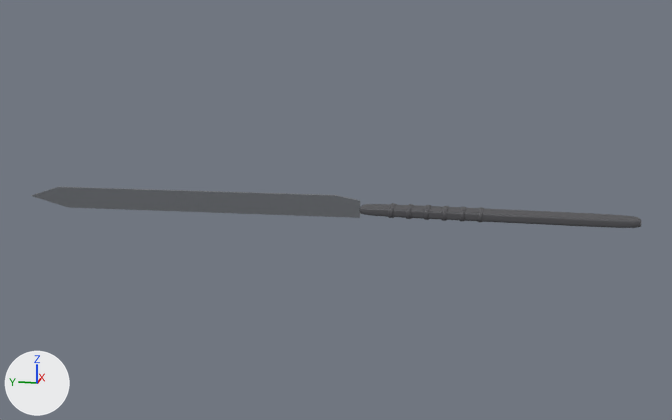
Renders of the glTF model assets/models/tools/switchblade.glb from each side of a commit.
Rendered twice from a camera (50 mm lens) standing at (-0.411, -0.036, 0.102) and looking at (0.001, 0.047, -0.001). Lighting does not change. The marker at lower left points along +X, +Y and +Z. The older version comes first. Vertices at exactly the same position are counted once.

Script lines for the objects in view, before the commit:
```python
mat_black_plastic = principled_material('black_plastic')
mat_black_plastic.base_color = (0.0784, 0.0784, 0.0863)  # dark grey #4f4f53
mat_dark_steel = principled_material('dark_steel')
mat_dark_steel.base_color = (0.349, 0.369, 0.4)  # grey #9fa4aa
mat_dark_steel.metallic = 1.0
mat_dark_steel.roughness = 0.35
me_blade = bpy.data.meshes.new('Blade')
me_blade.from_pydata(...)  # 12 vertices, 20 faces; spans x -0.001..0.001, y 0.035..0.2, z -0.006..0.006
me_blade.materials.append(mat_dark_steel)  # grey #9fa4aa
me_handle = bpy.data.meshes.new('Handle')
me_handle.from_pydata(...)  # 1388 vertices, 2628 faces; spans x -0.0059..0.0059, y -0.0889..0.0349, z -0.0025..0.0025
me_handle.materials.append(mat_black_plastic)  # dark grey #4f4f53
ob_blade = bpy.data.objects.new('Blade', me_blade)
ob_blade.location = (0.0, 0.0, 0.0)
ob_handle = bpy.data.objects.new('Handle', me_handle)
ob_handle.location = (0.0, 0.0, 0.0)
```
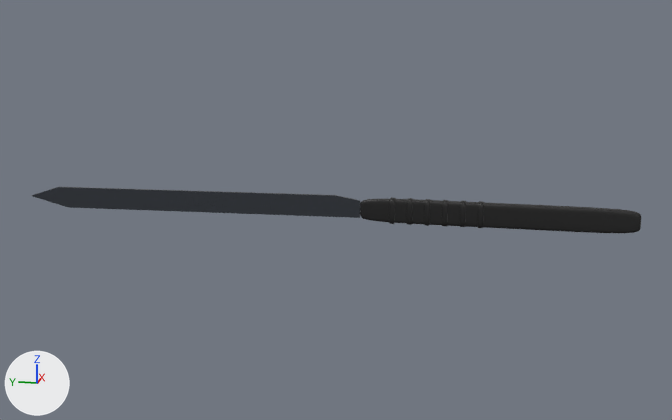
Where the change shows, as pixel boxes (x1, y1, x2, y2) in the pictures (672 x 420 px; the box of a moved part takes in the faces that stretch with it):
'Handle', recoloured, reshaped (42% taller): before (360, 203, 641, 228); after (360, 197, 641, 233)
'Blade', recoloured (grey to dark grey): (31, 187, 360, 218) in both
part 1 of me_handle, moved or reshaped: before (360, 204, 641, 228); after (360, 199, 641, 233)
part 2 of me_handle, moved or reshaped: before (388, 203, 397, 218); after (389, 197, 396, 224)
part 3 of me_handle, moved or reshaped: before (406, 204, 414, 219); after (406, 198, 413, 225)
part 4 of me_handle, moved or reshaped: before (424, 205, 431, 220); after (424, 199, 430, 226)
part 5 of me_handle, moved or reshaped: before (441, 206, 449, 221); after (442, 200, 448, 226)
part 6 of me_handle, moved or reshaped: before (459, 207, 467, 221); after (459, 201, 466, 227)
part 7 of me_handle, moved or reshaped: before (477, 207, 484, 222); after (477, 201, 484, 228)

Patch to the scene script:
```diff
--- a/assets/models/tools/switchblade.glb.py
+++ b/assets/models/tools/switchblade.glb.py
@@ mat_black_plastic @@
 mat_black_plastic = principled_material('black_plastic')
-mat_black_plastic.base_color = (0.0784, 0.0784, 0.0863)  # dark grey #4f4f53
+mat_black_plastic.base_color = (0.00784, 0.00784, 0.00784)  # black #161616
@@ mat_dark_steel @@
 mat_dark_steel = principled_material('dark_steel')
-mat_dark_steel.base_color = (0.349, 0.369, 0.4)  # grey #9fa4aa
+mat_dark_steel.base_color = (0.102, 0.114, 0.133)  # dark grey #5a5f66
 mat_dark_steel.metallic = 1.0
@@ me_handle @@
 # used by ob_handle; location = (0.0, 0.0, 0.0)
-me_handle.from_pydata(...)  # 1388 vertices, 2628 faces; spans x -0.0059..0.0059, y -0.0889..0.0349, z -0.0025..0.0025
+me_handle.from_pydata(...)  # 1388 vertices, 2608 faces; spans x -0.0025..0.0025, y -0.0889..0.0349, z -0.006..0.006
+# me_handle part 1: the loose piece of 800 vertices spanning x -0.0055..0.0055, y -0.0889..0.0349, z -0.002..0.002 is scaled about its middle by (0.364, 1, 2.75)
+# me_handle part 2: the loose piece of 98 vertices spanning x -0.0059..0.0059, y 0.0185..0.0215, z -0.0025..0.0025 is scaled about its middle by (0.417, 1, 2.4)
+# me_handle part 3: the loose piece of 98 vertices spanning x -0.0059..0.0059, y 0.0105..0.0135, z -0.0025..0.0025 is scaled about its middle by (0.417, 1, 2.4)
+# me_handle part 4: the loose piece of 98 vertices spanning x -0.0059..0.0059, y 0.0025..0.0055, z -0.0025..0.0025 is scaled about its middle by (0.417, 1, 2.4)
+# me_handle part 5: the loose piece of 98 vertices spanning x -0.0059..0.0059, y -0.0055..-0.0025, z -0.0025..0.0025 is scaled about its middle by (0.417, 1, 2.4)
+# me_handle part 6: the loose piece of 98 vertices spanning x -0.0059..0.0059, y -0.0135..-0.0105, z -0.0025..0.0025 is scaled about its middle by (0.417, 1, 2.4)
+# me_handle part 7: the loose piece of 98 vertices spanning x -0.0059..0.0059, y -0.0215..-0.0185, z -0.0025..0.0025 is scaled about its middle by (0.417, 1, 2.4)
 me_handle.materials.append(mat_black_plastic)
```
